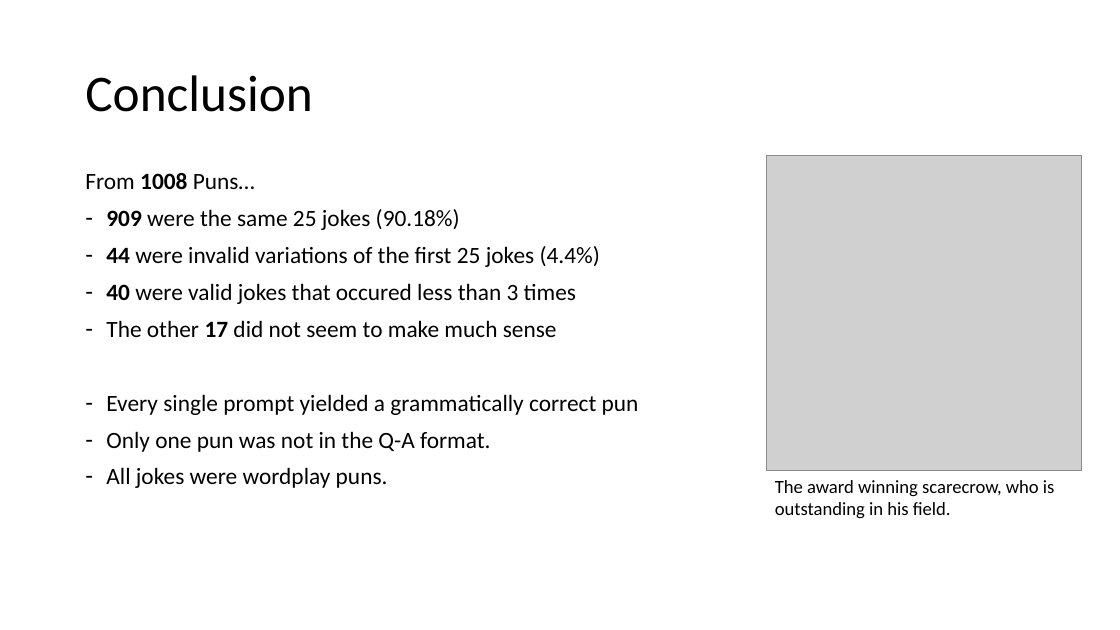
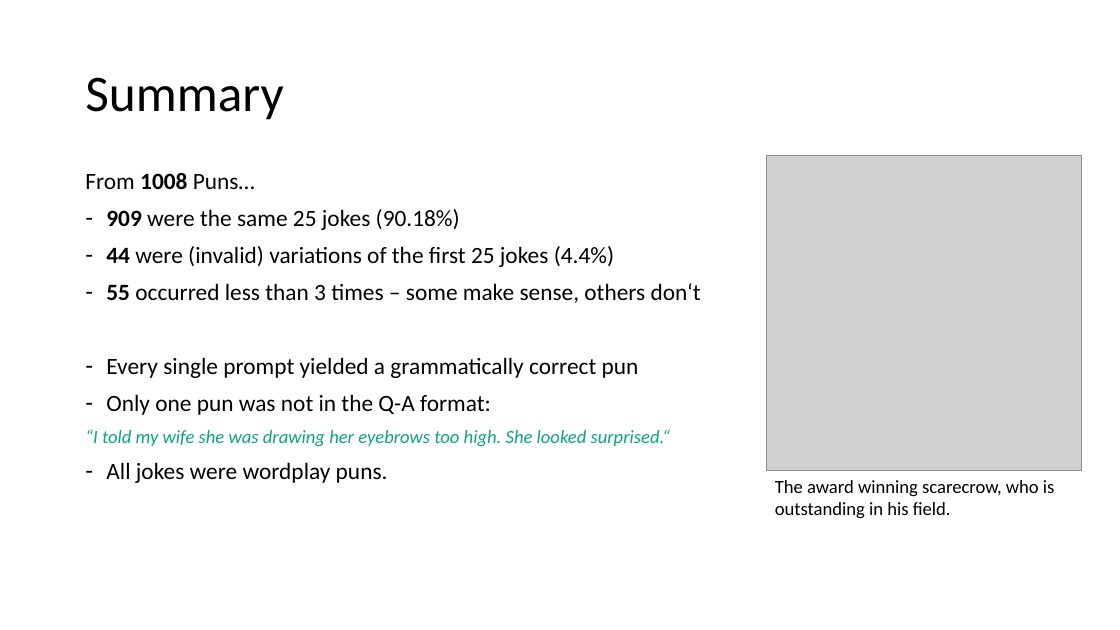
Before and after one commit to sciphie/JokeGPT, a slide deck: slide 16 of ChatGPT is fun –.pptm (slide 14 before the commit). Drawn at 1120x630 pixels with LibreOffice and Linux fonts; fonts in the diff are those of the drawing; grey boxes stand for pictures. Boxes give left, top, right and bottom in pixels: in the first picture for what was removed or moved away, otherwise in the second. Text is boxed around its words. In the diff, an @@ line names an element or a change of style, - is before the commit and + after.

```diff
--- a/ChatGPT is fun –.pptm
+++ b/ChatGPT is fun –.pptm
@@ title at (85,77,283,120): text changed @@
-Conclusion
+Summary
@@ text at (106,246,701,303): text changed @@
-– 44 were invalid variations of the first 25 jokes (4.4%)
-– 40 were valid jokes that occured less than 3 times
-– The other 17 did not seem to make much sense
+– 44 were (invalid) variations of the first 25 jokes (4.4%)
+– 55 occurred less than 3 times – some make sense, others don‘t
@@ text at (85,394,671,446): text changed; size 20 to 16 pt; text colour #000000 to #10A37F; italic on @@
-– Only one pun was not in the Q-A format.
+– Only one pun was not in the Q-A format:
+“I told my wife she was drawing her eyebrows too high. She looked surprised.“
```
Also in this commit, not shown: 13 other slides changed, 7 slides added, 1 slide removed.
